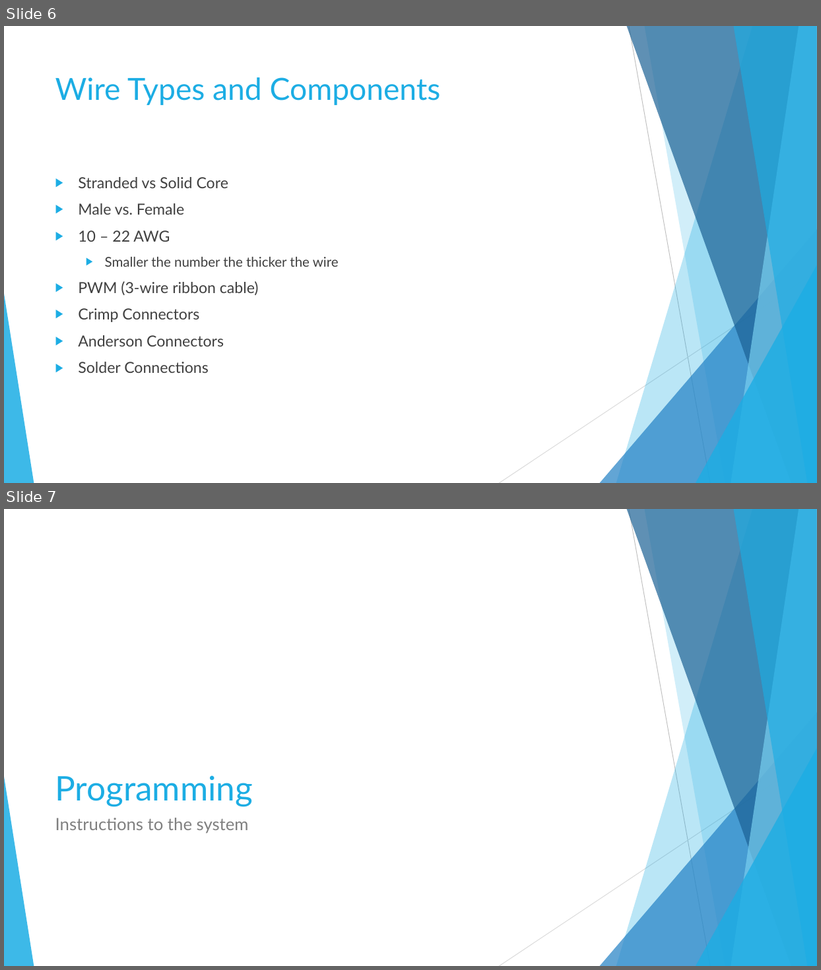
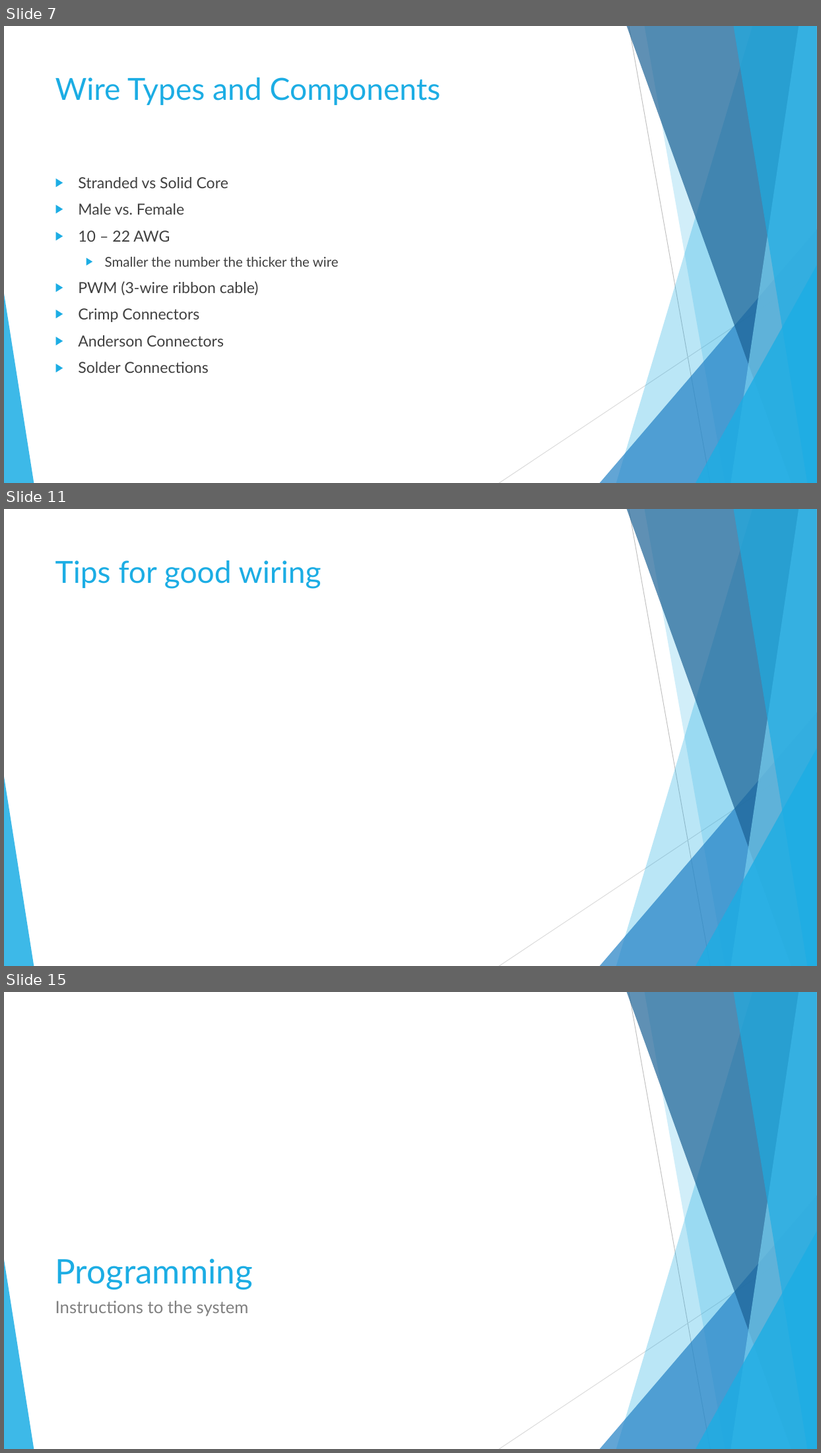
Before and after one commit to RoboEagles/Resources, a slide deck: Lessons/Control Systems.pptx. Shown one above the other, each under a label of ours: slides 6 and 7 before the commit, slides 7, 11 and 15 after it; the slides between them are not shown. The pictures are 821x970 and 821x1453 pixels, drawn with LibreOffice and Linux fonts; fonts in the diff are those of the drawing. Boxes give left, top, right and bottom in pixels: in the first picture for what was removed or moved away, otherwise in the second. Text is boxed around its words. In the diff, an @@ line names an element or a change of style, - is before the commit and + after.

```diff
--- a/Lessons/Control Systems.pptx
+++ b/Lessons/Control Systems.pptx
@@ slide 11 added at box(4, 509, 817, 966), background #FFFFFF; not listed: 10 template elements that a slide beside it also shows @@
@@ title added at box(55, 560, 321, 589), 36 pt, text #1CADE4 @@
+Tips for good wiring
@@ what was slide 6 is now slide 7 @@
@@ what was slide 7 is now slide 15 @@
```
Also in this commit, not shown: 8 other slides added, 1 slide removed.
